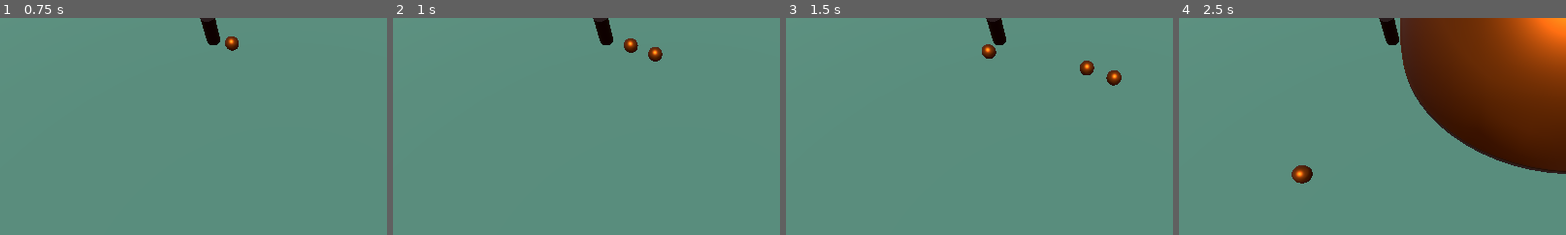
Above: before the commit, frames 1-4 (left to right).
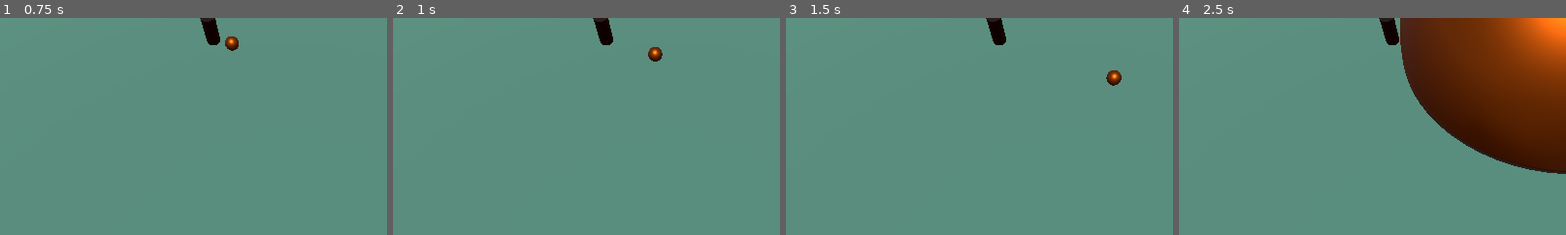
Above: after the commit, the same moments.

Repository: CoininDev/LigmadasLendas
Game: Godot game, scene res://cenas/cena_de_teste.tscn
Same seed, same stepped clock (60 frames per second), same inputs: the game is played once before the commit and once after it.
Inputs (mouse positions are % of the whole screen's width and height, from its top left):
- Up to frame 1 (0.75 s): tap Enter at 0.5 s; move the mouse to (72, 45) at 0.52 s; hold Right (ui_right) from 0.53 s (still down); tap E (e) at 0.6 s
- Up to frame 2 (1 s): keep holding Right (ui_right); tap Q (q) at 0.8 s
- Up to frame 3 (1.5 s): move the mouse to (30, 55) at 1.27 s; release Right (ui_right) at 1.28 s; hold Down (ui_down) from 1.28 s (still down); tap Q (q) at 1.35 s
- Up to frame 4 (2.5 s): tap R (r) at 1.55, 2.1 s; move the mouse to (60, 28) at 2.02 s; release Down (ui_down) at 2.03 s; hold Right (ui_right) from 2.03 s (still down); tap W (w) at 2.3 s
The pictures show only the part of the screen within x 13-63%, y 19-69%; the shares and areas given below are measured in that part.

Frame 1 is identical in both runs. In frame 2, 0.2% of the frame differs, in the area x 59-64%, y 9-17%; in frame 3, 0.4%, in the area x 50-80%, y 12-27%; in frame 4, 0.4%.
Error after the commit: Invalid assignment of property or key 'material' with value of type 'StandardMaterial3D' on a base object of type 'Mesh'. (res://scripts/charbase.gd:106)

Commit message:
classe projectile

Diff:
--- a/scripts/CameraMan.gd
+++ b/scripts/CameraMan.gd
@@ -7,7 +7,7 @@
 var right = false
 var left = false
 
-func _process(delta):
+func _process(_delta):
 	var input_dir = Vector3((int(right)-int(left)), 0, (int(down)-int(up)))
 	#var input_dir = Vector3((int(Input.is_action_pressed("ui_right"))-int(Input.is_action_pressed("ui_left"))), 0, (int(Input.is_action_pressed("ui_up"))-int(Input.is_action_pressed("ui_down"))))
 	var direction = (transform.basis * input_dir).normalized()
--- a/scripts/charbase.gd
+++ b/scripts/charbase.gd
@@ -53,7 +53,7 @@
 	move(delta)
 
 
-func _input(event):
+func _input(_event):
 	select_target()
 	if Input.is_action_just_pressed("q"):
 		cast_Q()
@@ -89,16 +89,21 @@
 #habilidades
 
 func cast_Q():
-	var q = q_target.instantiate()
-	for effect in q_effects:
-		q.effects[effect] = q_effects[effect]
-	for property in q_properties:
-		q.properties[property] = q_properties[property]
+	#var q = q_target.instantiate()
+	#for effect in q_effects:
+		#q.effects[effect] = q_effects[effect]
+	#for property in q_properties:
+		#q.properties[property] = q_properties[property]
+	#q.caster = self
+	#q.apply_to = q_apply_to
+	#q.button = "q"
+	#get_parent().add_child(q)
+	var q = ProjectileTarget.new()
 	q.caster = self
-	q.apply_to = q_apply_to
 	q.button = "q"
+	q.position = Vector3.ZERO
 	get_parent().add_child(q)
-
+	q.properties["gfx"].material = load("res://graphics/gold.tres")
 
 func cast_W():
 	var w = w_target.instantiate()
--- a/scripts/targets/projectile.gd
+++ b/scripts/targets/projectile.gd
@@ -33,7 +33,7 @@
 	var result = space.intersect_ray(rayquery)
 	if result.has("position"):
 		return result.position
-func _input(event):
+func _input(_event):
 	if Input.is_action_just_released(button):
 		running = true
 		if properties["graphics"]:
--- a/scripts/targets/target_area.gd
+++ b/scripts/targets/target_area.gd
@@ -17,7 +17,7 @@
 	$area/CollisionShape3D.shape.radius = properties["area_radius"]
 	$area/MeshInstance3D.mesh.radius = properties["area_radius"]
 	$area/MeshInstance3D.mesh.height = properties["area_radius"]
-func _process(delta):
+func _process(_delta):
 	if not running:
 		move()
 		position = caster.position
@@ -51,7 +51,7 @@
 func _on_body_exited(body):
 	if inside.has(body):
 		inside.erase(body)
-func _input(event):
+func _input(_event):
 	if Input.is_action_just_released(button):
 		if properties["delay_sec"] > 0:
 			running = true
--- a/scripts/targets2/projectile_class.gd
+++ b/scripts/targets2/projectile_class.gd
@@ -1,33 +1,95 @@
 class_name ProjectileTarget
 extends Target
 
+var running = false
+
 @export var children = {
-	"bullet":Area3D,
-	"bullet_graph":MeshInstance3D,
-	"bullet_col":CollisionShape3D,
-	"end":Area3D,
-	"end_col":CollisionShape3D,
-	"show_range":MeshInstance3D
+	"bullet":Area3D.new(),
+	"bullet_graph":MeshInstance3D.new(),
+	"bullet_col":CollisionShape3D.new(),
+	"end":StaticBody3D.new(),
+	"end_col":CollisionShape3D.new(),
+	"show_range":MeshInstance3D.new()
 }
 @export var properties = {
 	"distance": 15,
-	"graph":Mesh,
+	"gfx": Mesh.new(),
 	"radius": 0.5,
 	"speed": 10
 }
 
 func create():
+	children["end"].position.z = -properties["distance"]
+	children["end_col"].shape = BoxShape3D.new()
+	children["end_col"].disabled = true
+
+	children["bullet_col"].position.z = -1
+	children["bullet_col"].shape = SphereShape3D.new()
+	children["bullet_col"].shape.radius = properties["radius"]
+	#properties["graph"].material = load("res://graphics/gold.tres")
+
+	children["show_range"].mesh = QuadMesh.new()
+	children["show_range"].mesh.material = load("res://graphics/casd.tres")
+	children["show_range"].rotation.x = deg_to_rad(-90)
+	children["show_range"].position.z = floor(-properties["distance"]/2)
+	children["show_range"].mesh.size.y = properties["distance"]
+
 	for child in children:
-		pass
+		children[child].name = child
+	add_child(children["bullet"])
+	children["bullet"].add_child(children["bullet_graph"])
+	children["bullet"].add_child(children["bullet_col"])
+	add_child(children["end"])
+	children["end"].add_child(children["end_col"])
+	add_child(children["show_range"])
 
 func _ready():
-	pass
+	create()
+	preview()
+	children["bullet"].body_entered.connect(check)
 
 func _process(delta):
-	pass
-
-func apply():
-	pass
+	if not running:
+		preview()
+	else:
+		run(delta)
 
 func preview():
-	pass
+	if mouse_pos():
+		look_at(Vector3(mouse_pos().x,1,mouse_pos().z))
+	position.x = caster.position.x
+	position.z = caster.position.z
+	position.y = 1
+
+func mouse_pos():
+	var camera = get_tree().get_nodes_in_group("camera")[0]
+	var mousepos = get_viewport().get_mouse_position()
+	var raylen = 1000
+	var from = camera.project_ray_origin(mousepos)
+	var to = from + camera.project_ray_normal(mousepos) * raylen
+	var space = get_world_3d().direct_space_state
+	var rayquery = PhysicsRayQueryParameters3D.new()
+	rayquery.from = from
+	rayquery.to = to
+	var result = space.intersect_ray(rayquery)
+	if result.has("position"):
+		return result.position
+
+func check(thing):
+	if thing == children["end"]:
+		queue_free()
+	for group in apply_to:
+		if thing.is_in_group(group):
+			for effect in effects:
+				thing.effects[effect] = effects[effect]
+
+func run(delta):
+	children["bullet"].translate(Vector3(0,0,-1) * properties["speed"] * delta)
+	position.y = 1
+
+func _input(_event):
+	if Input.is_action_just_released(button):
+		running = true
+		if properties["gfx"] != Mesh.new():
+			children["bullet_graph"].mesh = properties["gfx"]
+		children["show_range"].visible = false
--- a/scripts/targets2/target.gd
+++ b/scripts/targets2/target.gd
@@ -1,5 +1,5 @@
 class_name  Target
-extends Node
+extends Node3D
 
 @export var caster:Node3D
 @export var effects:Dictionary
@@ -12,7 +12,7 @@
 func _ready():
 	pass
 
-func _process(delta):
+func _process(_delta):
 	pass
 
 func apply():
@@ -20,3 +20,6 @@
 
 func preview():
 	pass
+
+func check(_thing):
+	pass
